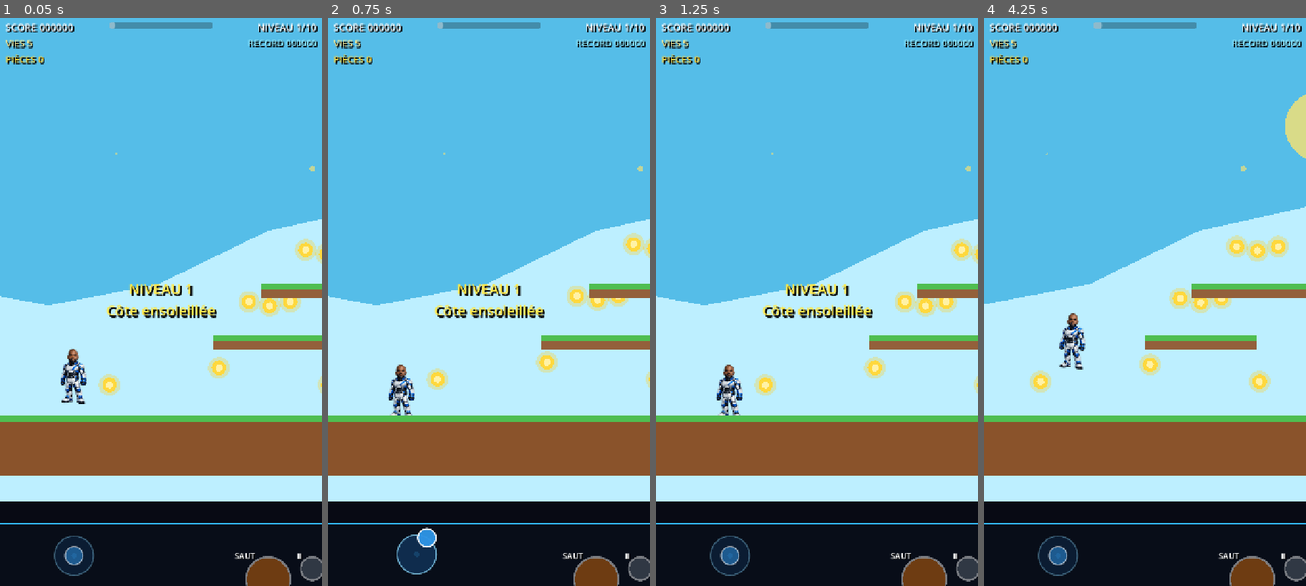
Above: before the commit, frames 1-4 (left to right).
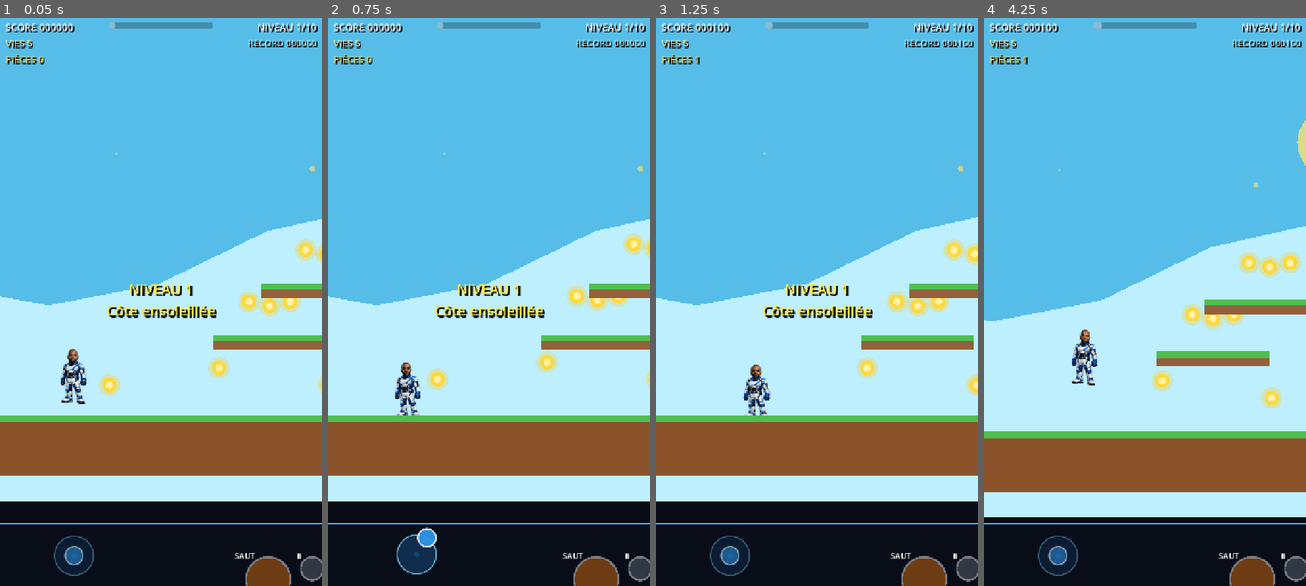
Above: after the commit, the same moments.

Repository: Chasmet/moi-mario-pygame
Game: Godot game, scene res://scenes/Main.tscn
Same seed, same stepped clock (60 frames per second), same inputs: the game is played once before the commit and once after it.
Inputs (mouse positions are in pixels of both pictures, inside the frame that each line leads up to):
- Up to frame 1 (0.05 s): no input
- Up to frame 2 (0.75 s): drag from (418, 551) to (575, 296) at 0.52 s
- Up to frame 3 (1.25 s): no input
- Up to frame 4 (4.25 s): drag from (1080, 330) to (1231, 302) at 1.27 s; move the mouse to (1177, 171) at 2.02 s; hold A (move_left) 2.03-2.75 s; drag from (1128, 415) to (1254, 307) at 2.77 s; move the mouse to (1241, 387) at 3.52 s; hold D (move_right) from 3.53 s (still down); tap Space (jump) at 3.77 s

Frame 1 is identical in both runs. In frame 2, 0.6% of the frame differs, in the area x 18-29%, y 60-70%; in frame 3, 2.9%; in frame 4, 21%, in the area x 0-100%, y 0-88%.

Commit message:
Add analog movement crouch and camera look

Diff:
--- a/scripts/Player.gd
+++ b/scripts/Player.gd
@@ -13,19 +13,31 @@
 const JUMP_BUFFER_TIME: float = 0.22
 const APEX_GRAVITY_MULTIPLIER: float = 0.62
 const FALL_GRAVITY_MULTIPLIER: float = 1.08
+const CROUCH_SPEED_MULTIPLIER: float = 0.46
+const CROUCH_HEIGHT_RATIO: float = 0.62
+const JOYSTICK_AXIS_DEADZONE: float = 0.16
 
 @onready var sprite: Sprite2D = $Sprite2D
+@onready var collision_shape: CollisionShape2D = $CollisionShape2D
+@onready var camera_node: Camera2D = $Camera2D
 
 var main_controller: Node
 var spawn_position: Vector2 = Vector2.ZERO
 var world_right: float = 3600.0
 var mobile_left: bool = false
 var mobile_right: bool = false
+var mobile_axis: Vector2 = Vector2.ZERO
 var jump_queued: bool = false
 var coyote_timer: float = 0.0
 var jump_buffer: float = 0.0
 var invincible_timer: float = 0.0
 var base_scale: Vector2 = Vector2.ONE
+var base_sprite_position: Vector2 = Vector2.ZERO
+var standing_collision_size: Vector2 = Vector2(50.0, 78.0)
+var crouch_collision_size: Vector2 = Vector2(50.0, 48.0)
+var standing_collision_position: Vector2 = Vector2.ZERO
+var crouching: bool = false
+var looking_up: bool = false
 
 
 func _ready() -> void:
@@ -33,6 +45,13 @@
 	floor_stop_on_slope = true
 	if sprite != null:
 		base_scale = sprite.scale
+		base_sprite_position = sprite.position
+	if collision_shape != null:
+		standing_collision_position = collision_shape.position
+		var rectangle: RectangleShape2D = collision_shape.shape as RectangleShape2D
+		if rectangle != null:
+			standing_collision_size = rectangle.size
+			crouch_collision_size = Vector2(standing_collision_size.x, standing_collision_size.y * CROUCH_HEIGHT_RATIO)
 
 
 func configure(controller: Node, spawn: Vector2, bounds: float) -> void:
@@ -51,6 +70,10 @@
 
 func set_mobile_right(pressed: bool) -> void:
 	mobile_right = pressed
+
+
+func set_mobile_axis(value: Vector2) -> void:
+	mobile_axis = value.limit_length(1.0)
 
 
 func request_jump() -> void:
@@ -65,12 +88,13 @@
 			var factor: float = minf(sprite_size.x / texture_size.x, sprite_size.y / texture_size.y)
 			sprite.scale = Vector2.ONE * factor
 			base_scale = sprite.scale
-
-	var collision: CollisionShape2D = get_node_or_null("CollisionShape2D") as CollisionShape2D
-	if collision != null:
-		var rectangle: RectangleShape2D = collision.shape as RectangleShape2D
-		if rectangle != null:
-			rectangle.size = collision_size
+			base_sprite_position = sprite.position
+
+	standing_collision_size = collision_size
+	crouch_collision_size = Vector2(collision_size.x, collision_size.y * CROUCH_HEIGHT_RATIO)
+	if collision_shape != null:
+		standing_collision_position = collision_shape.position
+		_apply_collision_dimensions(crouching)
 
 	floor_snap_length = 18.0
 
@@ -85,6 +109,7 @@
 
 func _physics_process(delta: float) -> void:
 	_update_invincibility(delta)
+	_update_stance()
 	_update_vertical_motion(delta)
 	_update_jump_buffer(delta)
 	_try_jump()
@@ -103,7 +128,39 @@
 		if main_controller != null and main_controller.has_method("lose_life"):
 			main_controller.call("lose_life")
 
+	_update_camera_look(delta)
 	_update_visual(delta, direction)
+
+
+func _update_stance() -> void:
+	var horizontal_strength: float = absf(mobile_axis.x)
+	var vertical_strength: float = absf(mobile_axis.y)
+	var vertical_dominant: bool = vertical_strength >= 0.42 and vertical_strength >= horizontal_strength * 0.85
+	var next_crouching: bool = is_on_floor() and vertical_dominant and mobile_axis.y > 0.0
+	var next_looking_up: bool = is_on_floor() and vertical_dominant and mobile_axis.y < 0.0
+
+	_set_crouching(next_crouching)
+	looking_up = next_looking_up and not crouching
+
+
+func _set_crouching(next_crouching: bool) -> void:
+	if crouching == next_crouching:
+		return
+	crouching = next_crouching
+	_apply_collision_dimensions(crouching)
+
+
+func _apply_collision_dimensions(use_crouch_size: bool) -> void:
+	if collision_shape == null:
+		return
+	var rectangle: RectangleShape2D = collision_shape.shape as RectangleShape2D
+	if rectangle == null:
+		return
+
+	var target_size: Vector2 = crouch_collision_size if use_crouch_size else standing_collision_size
+	rectangle.size = target_size
+	var bottom_offset: float = (standing_collision_size.y - target_size.y) * 0.5
+	collision_shape.position = standing_collision_position + Vector2(0.0, bottom_offset)
 
 
 func _update_vertical_motion(delta: float) -> void:
@@ -132,6 +189,8 @@
 func _try_jump() -> void:
 	if jump_buffer <= 0.0 or coyote_timer <= 0.0:
 		return
+	_set_crouching(false)
+	looking_up = false
 	velocity.y = JUMP_SPEED
 	jump_buffer = 0.0
 	coyote_timer = 0.0
@@ -144,6 +203,8 @@
 
 func _get_move_direction() -> float:
 	var direction: float = Input.get_axis("move_left", "move_right")
+	var analog_horizontal: float = mobile_axis.x if absf(mobile_axis.x) >= JOYSTICK_AXIS_DEADZONE else 0.0
+	direction += analog_horizontal
 	if mobile_left:
 		direction -= 1.0
 	if mobile_right:
@@ -154,7 +215,8 @@
 func _update_horizontal_motion(delta: float, direction: float) -> void:
 	if absf(direction) > 0.01:
 		var acceleration: float = ACCELERATION if is_on_floor() else AIR_ACCELERATION
-		velocity.x = move_toward(velocity.x, direction * MAX_SPEED, acceleration * delta)
+		var speed_multiplier: float = CROUCH_SPEED_MULTIPLIER if crouching else 1.0
+		velocity.x = move_toward(velocity.x, direction * MAX_SPEED * speed_multiplier, acceleration * delta)
 	else:
 		var deceleration: float = FRICTION if is_on_floor() else AIR_DECELERATION
 		velocity.x = move_toward(velocity.x, 0.0, deceleration * delta)
@@ -188,6 +250,18 @@
 		sprite.visible = true
 
 
+func _update_camera_look(delta: float) -> void:
+	if camera_node == null:
+		return
+
+	var target_position: Vector2 = Vector2(100.0, -100.0)
+	if looking_up:
+		target_position.y = -190.0
+	elif crouching:
+		target_position.y = -55.0
+	camera_node.position = camera_node.position.lerp(target_position, minf(1.0, delta * 7.5))
+
+
 func _update_visual(delta: float, direction: float) -> void:
 	if sprite == null:
 		return
@@ -196,14 +270,24 @@
 		sprite.flip_h = direction < 0.0
 
 	var target_rotation: float = clampf(velocity.x / MAX_SPEED, -1.0, 1.0) * 0.045
+	if looking_up:
+		target_rotation = -0.055
 	sprite.rotation = lerpf(sprite.rotation, target_rotation, minf(1.0, delta * 11.0))
 
 	var stretch: float = clampf(absf(velocity.y) / MAX_FALL_SPEED, 0.0, 1.0)
 	var target_scale: Vector2 = base_scale
-	if not is_on_floor():
+	var target_sprite_position: Vector2 = base_sprite_position
+	if crouching:
+		target_scale = base_scale * Vector2(1.08, 0.68)
+		target_sprite_position.y += 14.0
+	elif looking_up:
+		target_scale = base_scale * Vector2(0.98, 1.04)
+		target_sprite_position.y -= 4.0
+	elif not is_on_floor():
 		target_scale = base_scale * Vector2(0.97 + stretch * 0.04, 1.03 - stretch * 0.03)
 	elif absf(velocity.x) > 35.0:
 		var bounce: float = sin(float(Time.get_ticks_msec()) * 0.018) * 0.025
 		target_scale = base_scale * Vector2(1.0 - bounce, 1.0 + bounce)
 
 	sprite.scale = sprite.scale.lerp(target_scale, minf(1.0, delta * 13.0))
+	sprite.position = sprite.position.lerp(target_sprite_position, minf(1.0, delta * 13.0))
